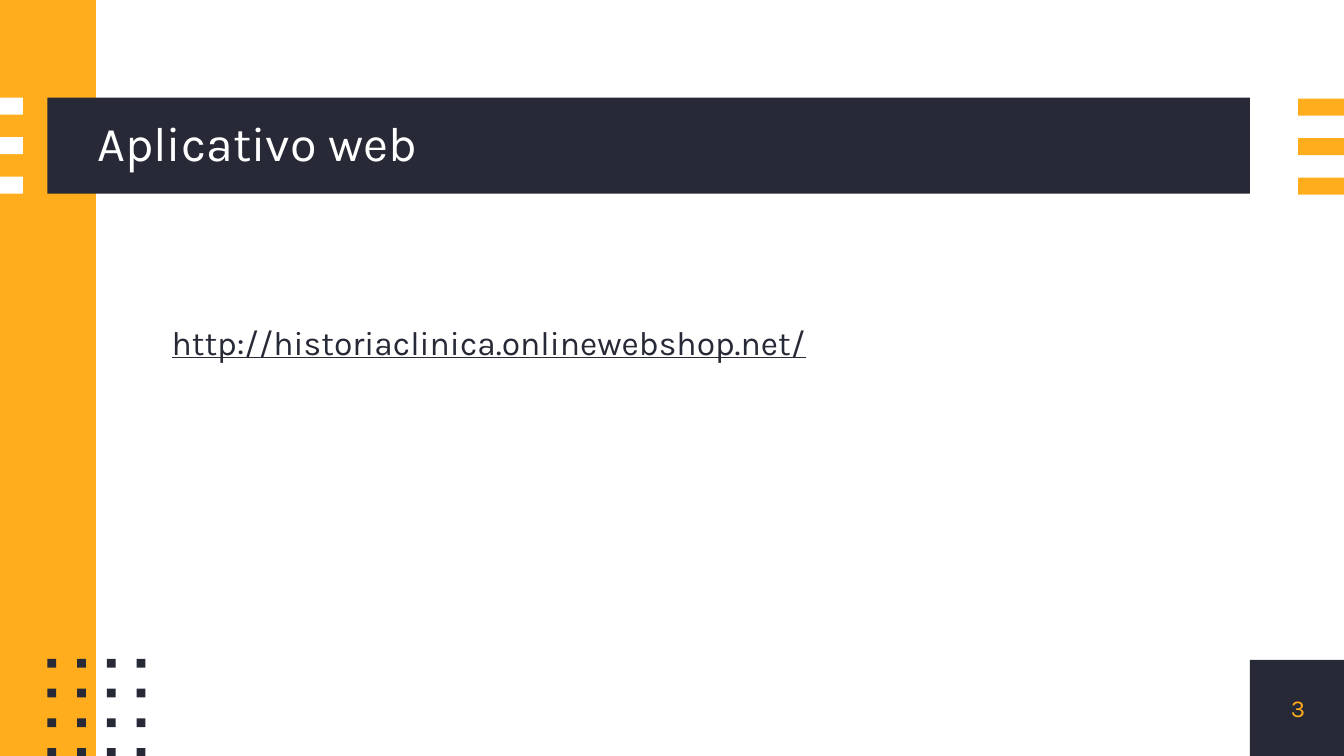
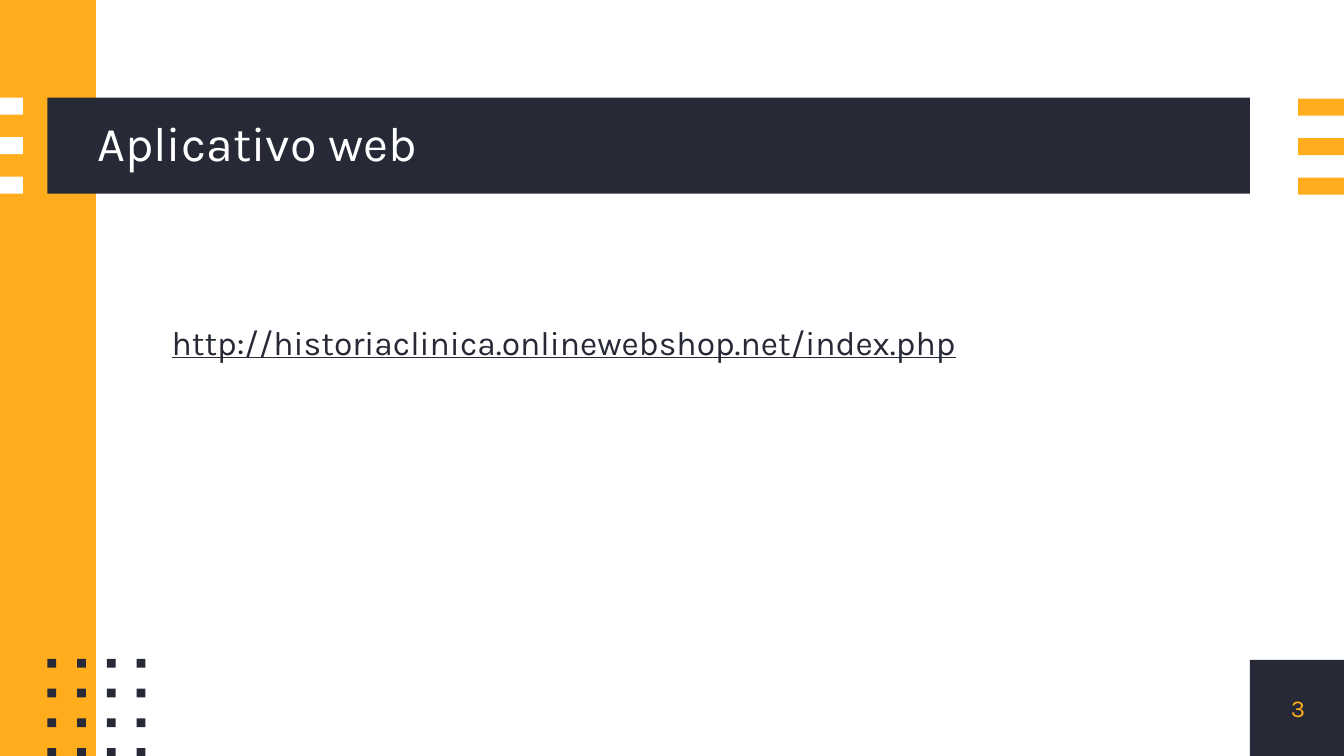
Before and after one commit to 2203juan/Nutrition-medical-records-management-system, a slide deck: slide 3 of Presentation.pptx. Drawn at 1344x756 pixels with LibreOffice and Linux fonts; fonts in the diff are those of the drawing. Boxes give left, top, right and bottom in pixels: in the first picture for what was removed or moved away, otherwise in the second. Text is boxed around its words. In the diff, an @@ line names an element or a change of style, - is before the commit and + after.

Commit message:
mod

```diff
--- a/Presentation.pptx
+++ b/Presentation.pptx
@@ text at [172, 330, 956, 363]: text changed @@
-http://historiaclinica.onlinewebshop.net/
+http://historiaclinica.onlinewebshop.net/index.php
```
